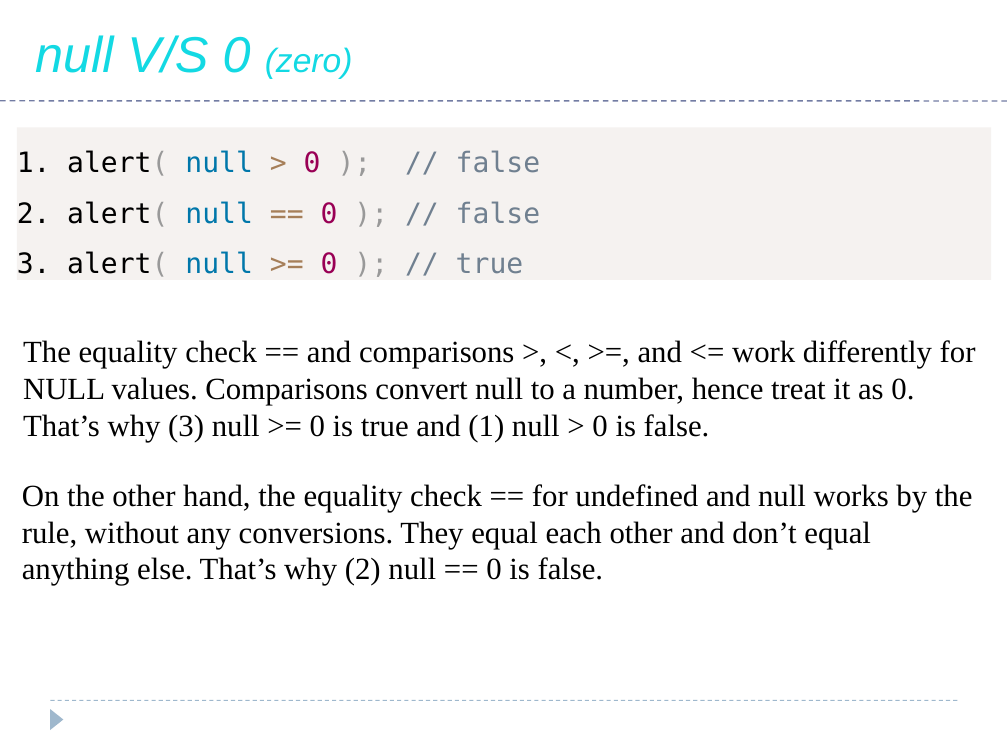
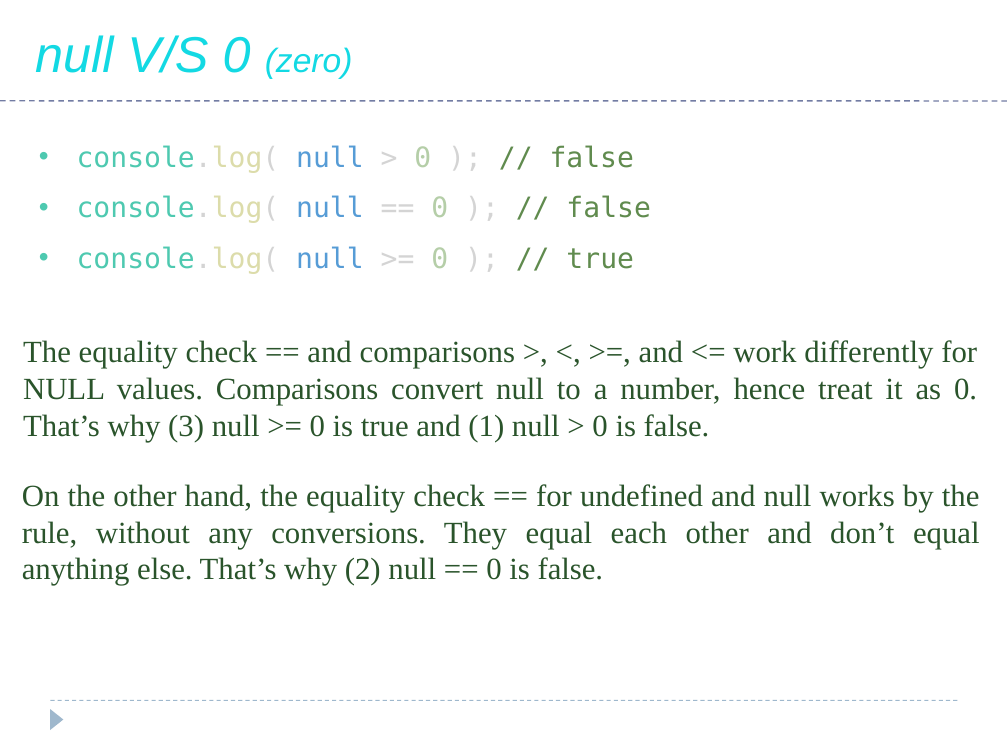
Before and after one commit to saleelgithub/PPTs, a slide deck: slide 85 of AWP PPT - JavaScript.pptx (slide 86 before the commit). Drawn at 1008x756 pixels with LibreOffice and Linux fonts; fonts in the diff are those of the drawing. Boxes give left, top, right and bottom in pixels: in the first picture for what was removed or moved away, otherwise in the second. Text is boxed around its words. In the diff, an @@ line names an element or a change of style, - is before the commit and + after.

```diff
--- a/AWP PPT - JavaScript.pptx
+++ b/AWP PPT - JavaScript.pptx
@@ text "console.log( null > 0 ); ..." moved from (x1=17, y1=127, x2=992, y2=279) to (x1=77, y1=145, x2=650, y2=274) @@
@@ text "console.log( null > 0 ); ..." at (x1=77, y1=145, x2=650, y2=274): vertical alignment middle to top; fill #F5F2F0 to none @@
@@ text at (x1=77, y1=145, x2=650, y2=274): text changed; text colour #708090 to #4EC9B0 @@
-1. alert( null > 0 ); // false
-2. alert( null == 0 ); // false
-3. alert( null >= 0 ); // true
+• console.log( null > 0 ); // false
+• console.log( null == 0 ); // false
+• console.log( null >= 0 ); // true
@@ text "The equality check == and ..." at (x1=23, y1=340, x2=977, y2=442): text colour #000000 to #2A542B; alignment left to justified @@
@@ text "On the other hand, the ..." at (x1=22, y1=484, x2=980, y2=586): text colour #000000 to #2A542B; alignment left to justified @@
```
Also in this commit, not shown: 9 other slides changed, 1 slide added, 1 slide removed, 2 other files.
